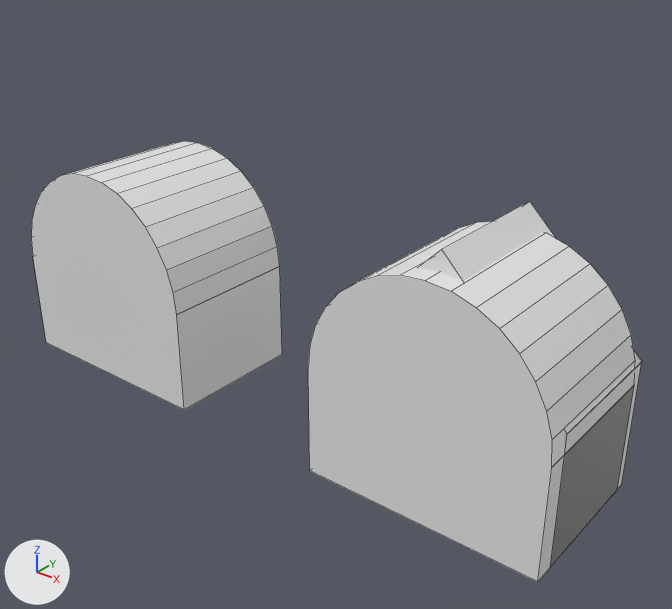
One commit to the Blender file branches/version0.2/resources/GHcrossSections.blend: the scene before it, then after it.
Both versions are drawn from a 50 mm lens placed at (5.91, -10.89, 8.81), pointed at (-2.94, 0.17, 1.95). Arrows for +X, +Y and +Z are at lower left; the lights stay in place. Mesh edges are drawn as thin lines.

The scene before the commit, as lines of its bpy script (objects in view):
```python
me_plane = bpy.data.meshes.new('Plane')
me_plane.from_pydata(...)  # 42 vertices, 23 faces; spans x -1.0..1.0, y -1.0..3.16, z 0.0..2.57
me_plane_001 = bpy.data.meshes.new('Plane.001')
me_plane_001.from_pydata(...)  # 18 vertices, 13 faces; spans x -1.0..1.0, y -1.0..2.86, z 0.0..2.39
me_plane_003 = bpy.data.meshes.new('Plane.003')
me_plane_003.from_pydata(...)  # 42 vertices, 23 faces; spans x -1.0..1.0, y -1.0..3.16, z 0.0..2.57
ob_plane = bpy.data.objects.new('Plane', me_plane)
ob_plane.location = (0.0, 0.9, 0.94)
ob_plane.rotation_euler = (1.571, 0.0, 0.0)  # degrees (90, 0, 0)
ob_plane.scale = (2.0, 0.929, 1.0)
ob_plane_001 = bpy.data.objects.new('Plane.001', me_plane_001)
ob_plane_001.location = (0.0, 1.06, 1.1)
ob_plane_001.rotation_euler = (1.571, 0.0, 0.0)  # degrees (90, 0, 0)
ob_plane_001.scale = (2.0, 1.08, 1.0)
ob_plane_002 = bpy.data.objects.new('Plane.002', me_plane_003)
ob_plane_002.location = (-6.87, 0.9, 0.94)
ob_plane_002.rotation_euler = (1.571, 0.0, 0.0)  # degrees (90, 0, 0)
ob_plane_002.scale = (2.0, 0.929, 1.0)
```
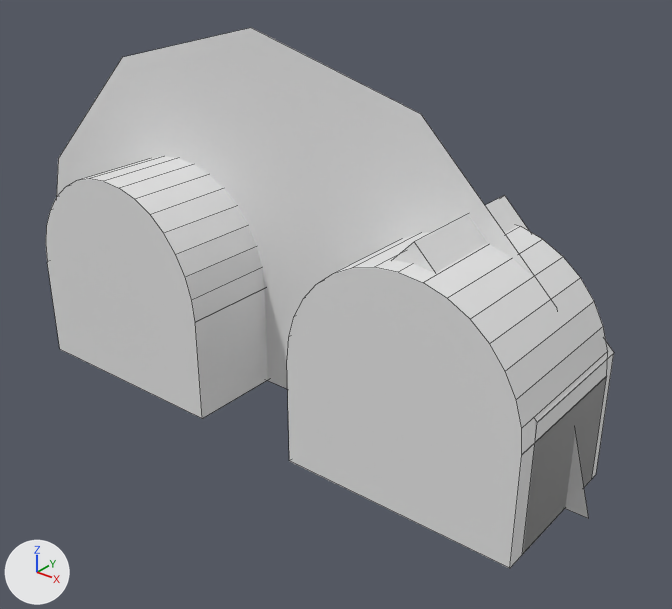
What differs and where, as boxes [x1, y1, x2, y2] in the pictures (672 x 609 px):
'Plane', moved
    before: [308, 221, 635, 582]
    after: [287, 225, 608, 568]
'Circle.001', added
    after: [57, 28, 588, 518]
'Plane.002', moved
    before: [31, 141, 282, 410]
    after: [46, 156, 268, 418]
'Plane.001', moved
    before: [418, 201, 642, 565]
    after: [392, 195, 614, 555]

The change, as a diff of the scene's bpy script:
```diff
--- a/branches/version0.2/resources/GHcrossSections.blend.py
+++ b/branches/version0.2/resources/GHcrossSections.blend.py
@@ me_circle_002 @@
+me_circle_002.from_pydata([(0.0, 6.35, 0.0), (-3.18, 5.5, 0.0), (-5.5, 3.17, 0.0), (-6.35, 0.0, 0.0), (6.35, 0.0, 0.0), (5.5, 3.17, 0.0), (3.18, 5.5, 0.0)], [], [(2, 1, 0, 6, 5, 4, 3)])
@@ ob_plane_002 @@
 ob_plane_002 = bpy.data.objects.new('Plane.002', me_plane_003)
-ob_plane_002.location = (-6.87, 0.9, 0.94)
+ob_plane_002.location = (-6.42, 0.9, 0.94)
 ob_plane_002.rotation_euler = (1.571, 0.0, 0.0)  # degrees (90, 0, 0)
@@ ob_plane_001 @@
 ob_plane_001 = bpy.data.objects.new('Plane.001', me_plane_001)
-ob_plane_001.location = (0.0, 1.06, 1.1)
+ob_plane_001.location = (-0.42, 1.06, 1.1)
 ob_plane_001.rotation_euler = (1.571, 0.0, 0.0)  # degrees (90, 0, 0)
@@ ob_plane @@
 ob_plane = bpy.data.objects.new('Plane', me_plane)
-ob_plane.location = (0.0, 0.9, 0.94)
+ob_plane.location = (-0.42, 0.9, 0.94)
 ob_plane.rotation_euler = (1.571, 0.0, 0.0)  # degrees (90, 0, 0)
@@ ob_circle_001 @@
+ob_circle_001 = bpy.data.objects.new('Circle.001', me_circle_002)
+ob_circle_001.location = (-4.5, 0.0, 0.0)
+ob_circle_001.rotation_euler = (1.571, 0.0, 0.0)  # degrees (90, 0, 0)
+ob_circle_001.scale = (1.02, 1.0, 1.0)
```
